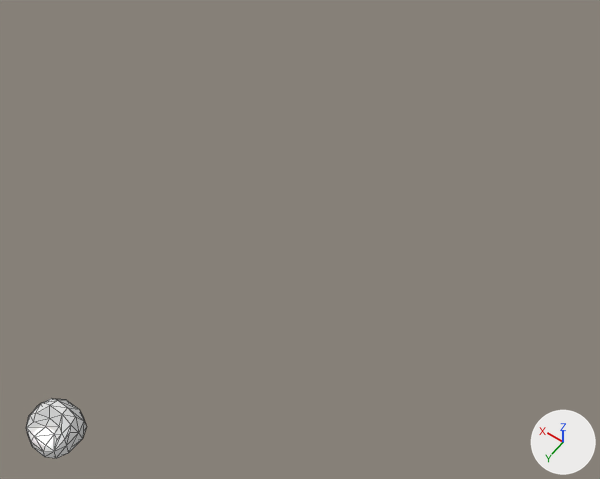
Renders of the OBJ model CargaModelos/Models/SM_Prop_Chair_BeanBag_03_OBJ.obj from each side of a commit.
Camera for both pictures: a 50 mm lens placed at (-737.0, 267.0, 1413.0), pointed at (-85.0, -645.0, -21.0). Every picture has the same lights, and +X, +Y and +Z are marked at lower right. Mesh edges are drawn as thin lines. Where no turn or scale is listed for an object, it has been applied to the vertices.

Objects in the first picture: 'SM_Prop_Chair_BeanBag_03'.
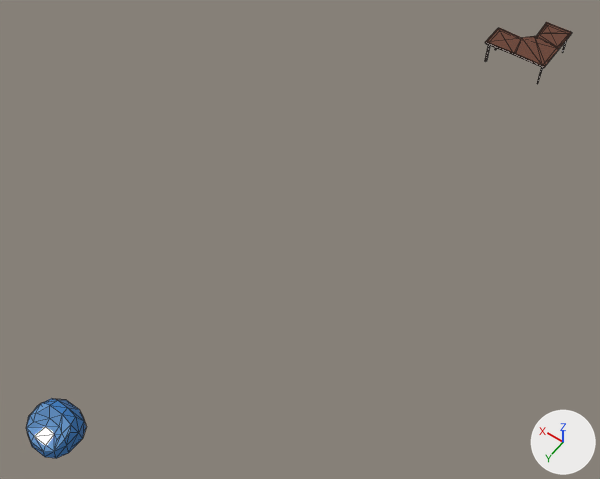
What changed in the scene script:
```text
Add img_polygonicons_texture_13_png:
    img_polygonicons_texture_13_png = load_image('PolygonIcons_Texture_13.png', '../Textures/PolygonIcons_Texture_13.png', 4096, 4096, 'sRGB')
Change mat_sm_prop_chair_beanbag_03_obj_officeshd9:
    remove mat_sm_prop_chair_beanbag_03_obj_officeshd9.base_color = (0.8, 0.8, 0.8)  # white #e7e7e7
    add mat_sm_prop_chair_beanbag_03_obj_officeshd9.texture = img_polygonicons_texture_13_png
Add mat_sm_prop_desk_02_obj_lambert1:
    mat_sm_prop_desk_02_obj_lambert1 = principled_material('SM_Prop_Desk_02_OBJ_lambert1')
    mat_sm_prop_desk_02_obj_lambert1.texture = img_polygonicons_texture_13_png
    mat_sm_prop_desk_02_obj_lambert1.roughness = 0.0
Change me_sm_prop_chair_beanbag_03:
    where me_sm_prop_chair_beanbag_03.from_pydata(...)  # 62 vertices, 120 faces; spans x -47.0..50.4, y -60.1..36.2, z -5.5..66.7
    used by ob_sm_prop_chair_beanbag_03; location = (0.0, 0.0, 0.0)
    me_sm_prop_chair_beanbag_03 part 1: texture (UV) coordinates of 120 of 120 faces, centred in x -46.9..50.2, y -59.5..35.1, z -5.5..66.3, changed; they spanned u 0.12..0.12, v 0.2..0.2 and now span u 0.35..0.35, v 0.47..0.49
Add me_sm_prop_desk_02:
    me_sm_prop_desk_02.from_pydata(...)  # 106 vertices, 160 faces; spans x -299.0..-135.0, y -1544.0..-1380.0, z 0.0..63.0
    me_sm_prop_desk_02.materials.append(mat_sm_prop_desk_02_obj_lambert1)  # picture img_polygonicons_texture_13_png
Add ob_sm_prop_desk_02:
    ob_sm_prop_desk_02 = bpy.data.objects.new('SM_Prop_Desk_02', me_sm_prop_desk_02)
    ob_sm_prop_desk_02.location = (0.0, 0.0, 0.0)
```

Pixel boxes [x1, y1, x2, y2] of what changed, in the pictures (600 x 479 px):
'SM_Prop_Chair_BeanBag_03', surface changed (white to blue): [26, 398, 86, 458] in both
'SM_Prop_Desk_02', added (brown): after [485, 22, 572, 84]
